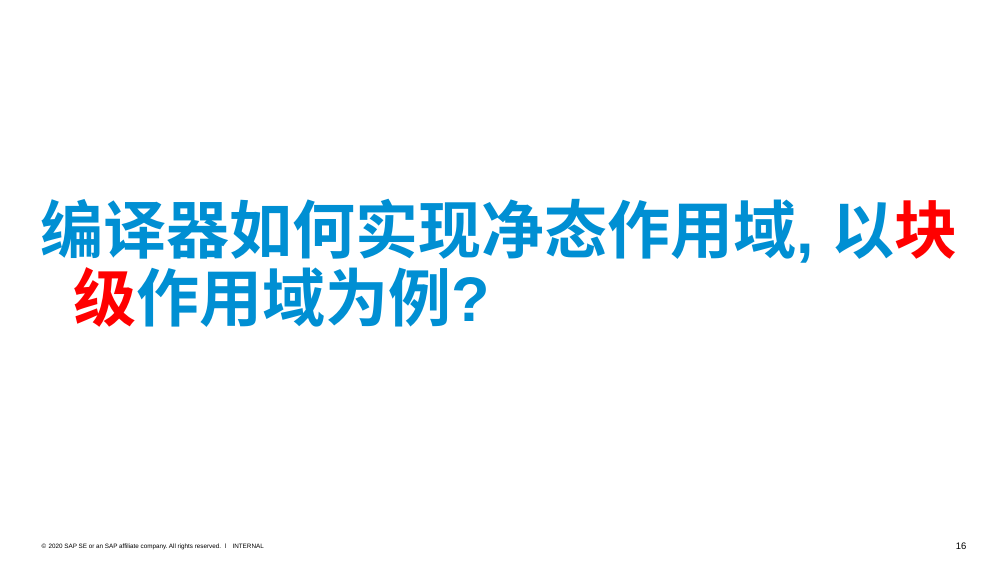
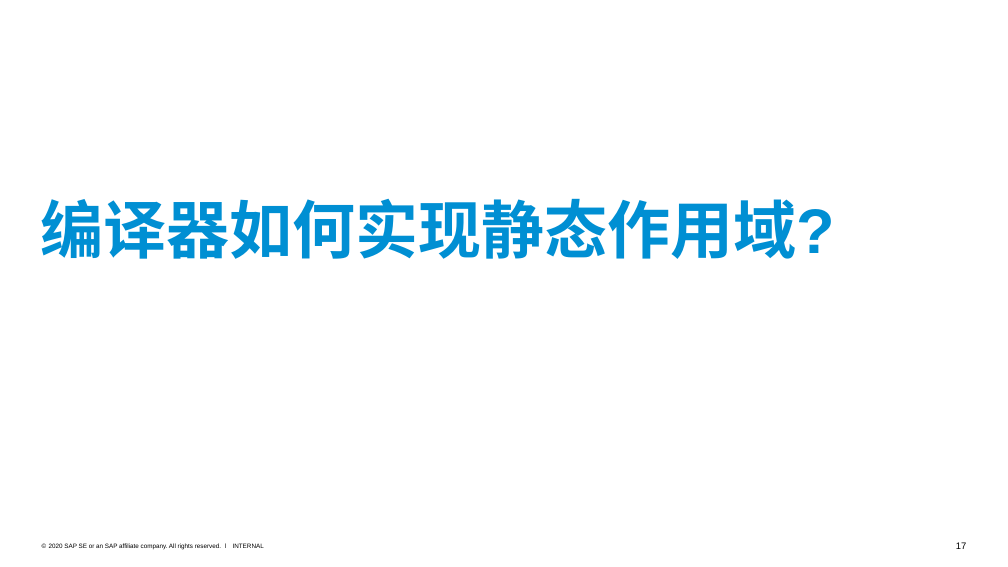
Before and after one commit to jiweiyuan/programmer, a slide deck: slide 17 of programming/scope-and-closure/作用域与闭包.pptx (slide 16 before the commit). Drawn at 1008x567 pixels with LibreOffice and Linux fonts; fonts in the diff are those of the drawing. Boxes give left, top, right and bottom in pixels: in the first picture for what was removed or moved away, otherwise in the second. Text is boxed around its words. In the diff, an @@ line names an element or a change of style, - is before the commit and + after.

```diff
--- a/programming/scope-and-closure/作用域与闭包.pptx
+++ b/programming/scope-and-closure/作用域与闭包.pptx
@@ text at (41,198,835,259): text changed @@
-编译器如何实现净态作用域, 以块级作用域为例?
+编译器如何实现静态作用域?
@@ page number at (956,542,967,549): text changed @@
-16
+17
```
Also in this commit, not shown: 8 other slides changed, 3 slides added, 4 other files.
